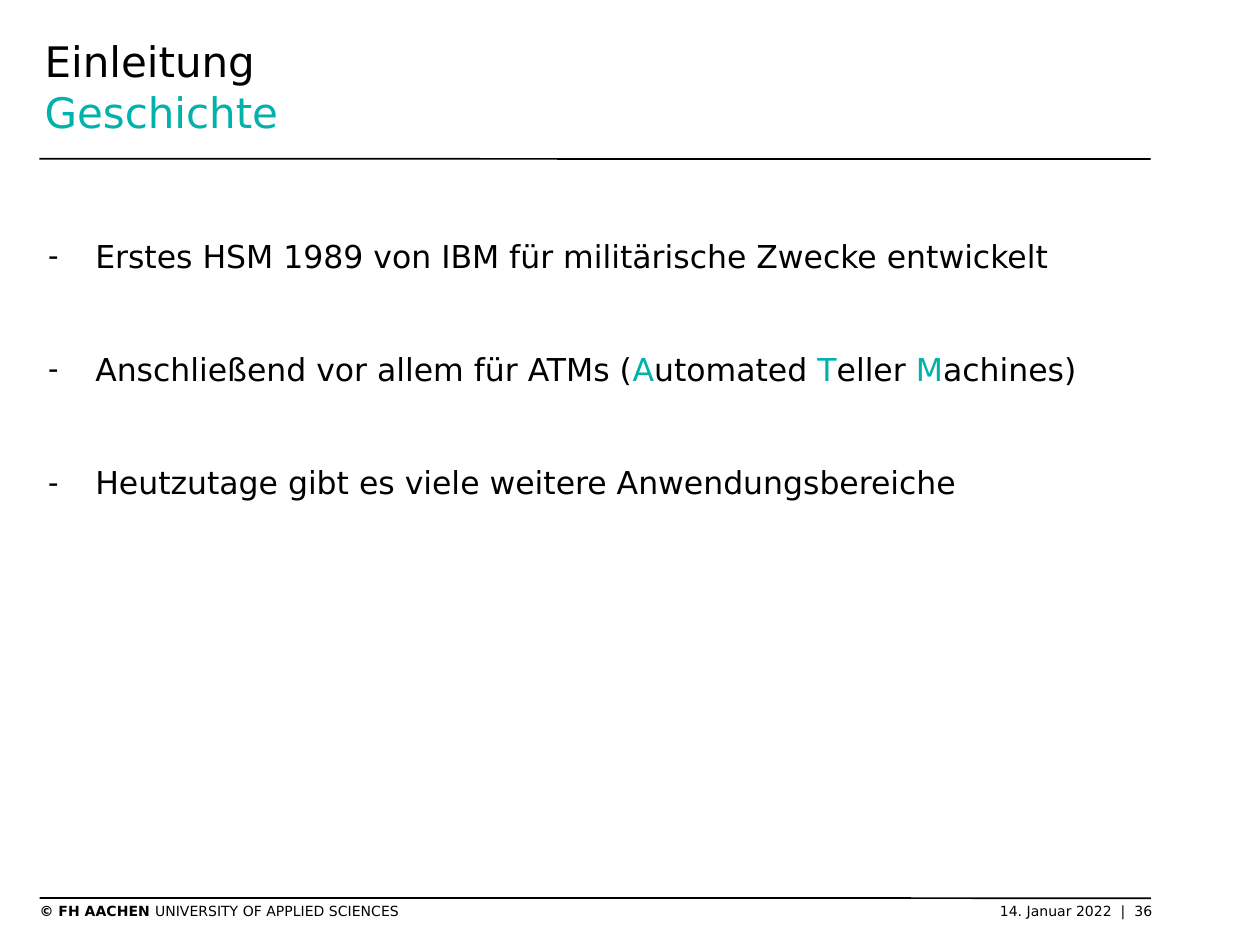
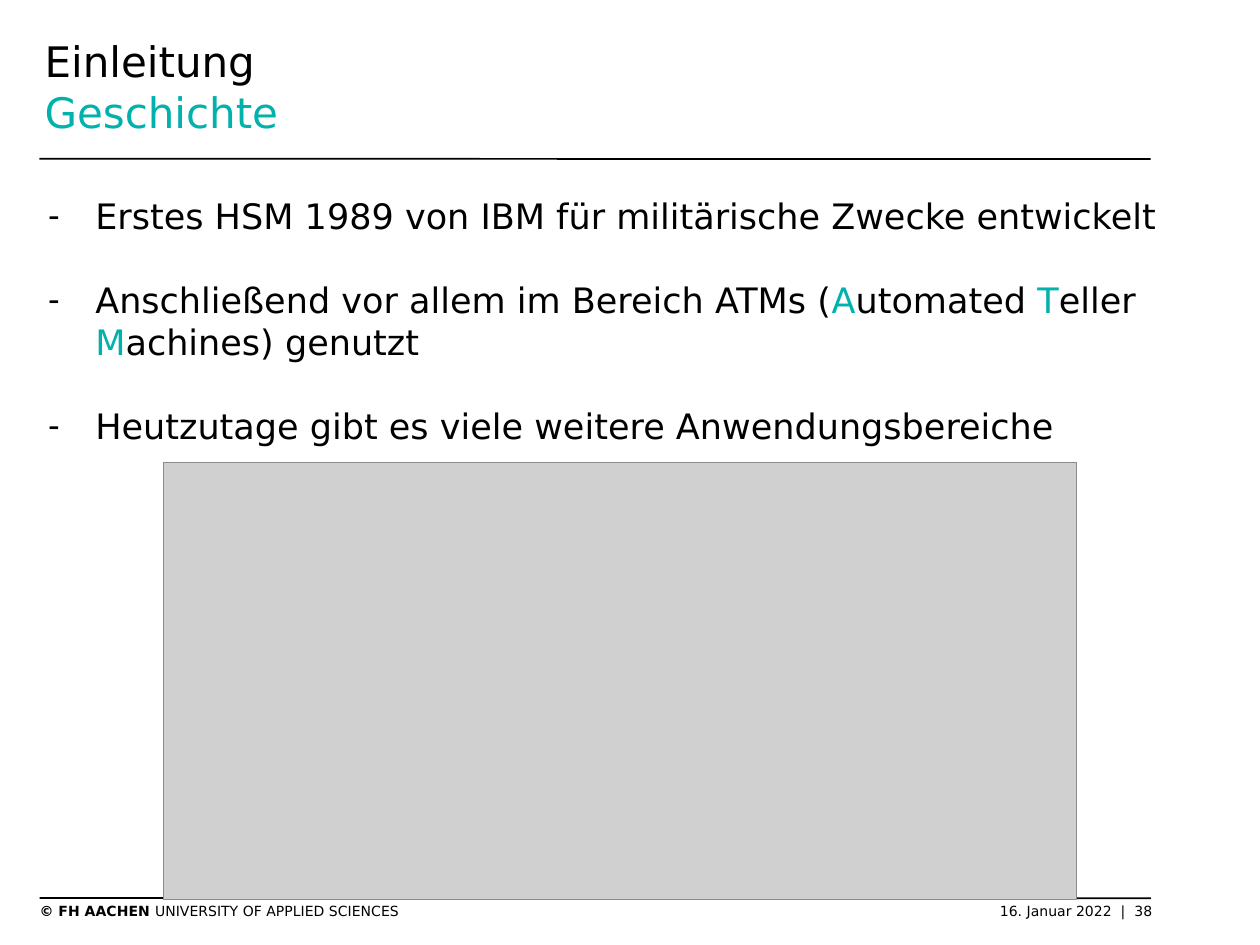
Before and after one commit to SchmickHub/Bachmann---Dahlhaus, a slide deck: slide 38 of Seitenkanal und HSM Folien.pptx (slide 36 before the commit). Drawn at 1260x945 pixels with LibreOffice and Linux fonts; fonts in the diff are those of the drawing; grey boxes stand for pictures; background and template pictures are left out. Boxes give left, top, right and bottom in pixels: in the first picture for what was removed or moved away, otherwise in the second. Text is boxed around its words. In the diff, an @@ line names an element or a change of style, - is before the commit and + after.

```diff
--- a/Seitenkanal und HSM Folien.pptx
+++ b/Seitenkanal und HSM Folien.pptx
@@ text at (95, 202, 1156, 447): size 18 to 20 pt in "Erstes HSM 1989 von IBM für militärische ...", "Heutzutage gibt es viele weitere Anwendungsbereiche" @@
@@ text at (95, 286, 1135, 363): text changed; size 18 to 20 pt @@
-– Anschließend vor allem für ATMs (Automated Teller Machines)
+– Anschließend vor allem im Bereich ATMs (Automated Teller Machines) genutzt
@@ picture added at (164, 462, 1076, 898) @@
@@ text at (58, 905, 1152, 919): text changed @@
-© FH AACHEN UNIVERSITY OF APPLIED SCIENCES 14. Januar 2022 | 36
+© FH AACHEN UNIVERSITY OF APPLIED SCIENCES 16. Januar 2022 | 38
```
Also in this commit, not shown: 20 other slides changed, 8 slides added, 2 slides removed, 5 other files.
